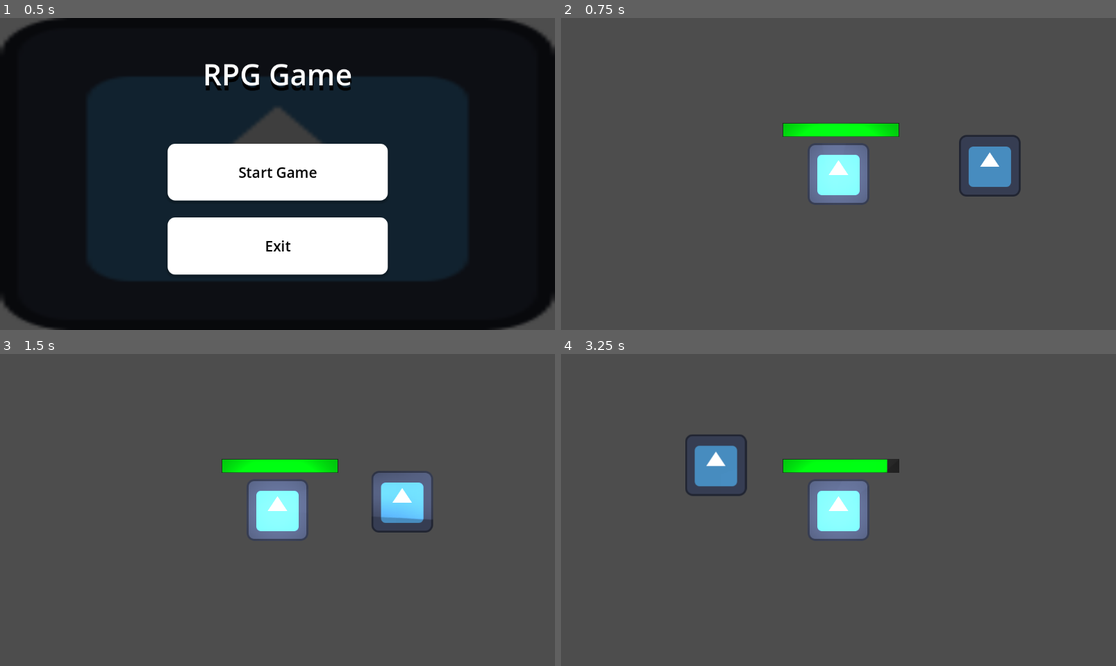
Above: before the commit, frames 1-4 (two rows, left to right).
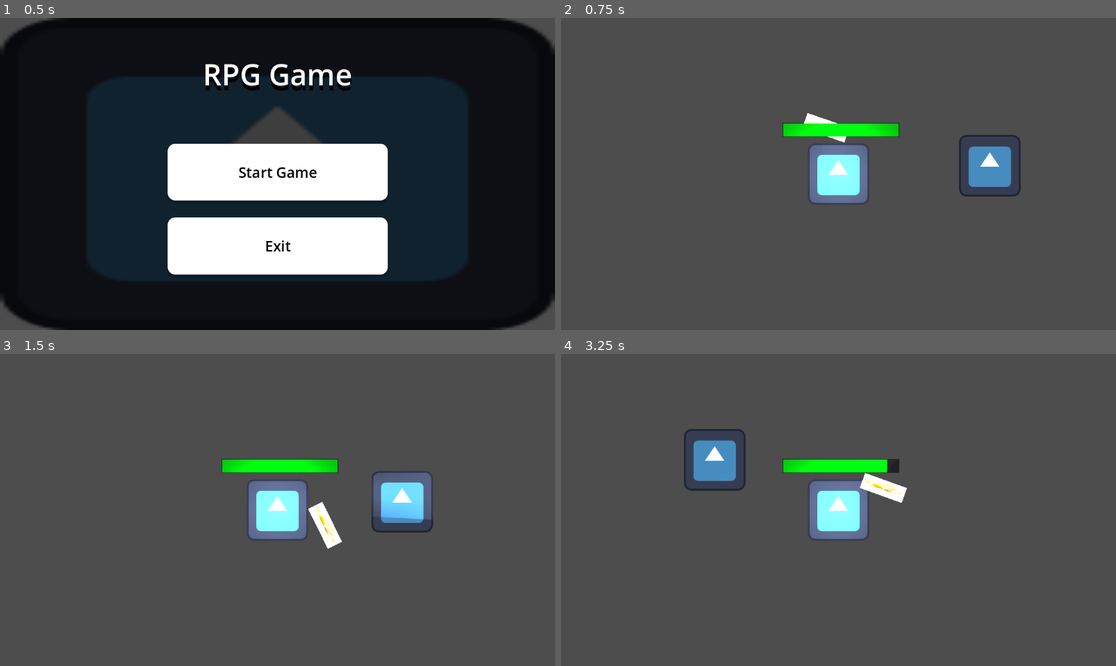
Above: after the commit, the same moments.

Repository: TDMXFFTF/RPG-GAME123
Game: Godot game, scene res://main_menu.tscn
The game is run twice, just before and just after one commit, with the same random seed, the same clock (stepped at 60 frames per second) and the same inputs. The engine's default icon, where the game draws it, is replaced by a stand-in: a white triangle on a blue panel in a dark square.
Inputs (mouse positions are in pixels of both pictures, inside the frame that each line leads up to):
- Up to frame 1 (0.5 s): no input
- Up to frame 2 (0.75 s): click "Start Game" at 0.5 s
- Up to frame 3 (1.5 s): tap Enter at 1.25 s; move the mouse to (399, 494) at 1.27 s; press the mouse at (399, 494) at 1.28 s; hold D (right) from 1.28 s (still down)
- Up to frame 4 (3.25 s): move the mouse to (727, 525) at 2.02 s; release D (right) at 2.03 s; release the mouse at (727, 525) at 2.03 s; hold S (down) 2.03-2.78 s; click (727, 525) at 2.1 s; move the mouse to (894, 441) at 2.77 s; press the mouse at (894, 441) at 2.78 s; hold D (right) from 2.78 s (still down)

Frame 1 is identical in both runs. In frame 2, 0.2% of the frame differs, in the area x 43-52%, y 30-40%; in frame 3, 0.4%; in frame 4, 1.3%, in the area x 22-63%, y 24-48%.

Commit message:
sword attack and dmg

Diff:
--- a/new-game-project/game.tscn
+++ b/new-game-project/game.tscn
@@ -5,8 +5,8 @@
 
 [node name="Game" type="Node2D"]
 
+[node name="Mob" parent="." instance=ExtResource("2_pnsiy")]
+position = Vector2(859, 326)
+
 [node name="Player" parent="." instance=ExtResource("1_oj6ds")]
 position = Vector2(545, 343)
-
-[node name="Mob" parent="." instance=ExtResource("2_pnsiy")]
-position = Vector2(859, 326)
--- a/new-game-project/mob.gd
+++ b/new-game-project/mob.gd
@@ -4,6 +4,7 @@
 @export var SPEED := 600.0
 @export var acceleration := 450.0
 @export var drag_factor := 1.5
+@export var health := 3
 var _player: Player = null
 @onready var _detection: Area2D = %Detection
 @onready var _hit_box: Area2D = %HitBox
@@ -46,3 +47,8 @@
 
 func get_global_player_position() -> Vector2:
 	return get_tree().root.get_node("Game/Player").global_position
+
+func take_damage():
+	health -= 1
+	if health == 0:
+		queue_free()
--- a/new-game-project/player.gd
+++ b/new-game-project/player.gd
@@ -4,6 +4,8 @@
 @export var drag_factor := 12.0
 @export var max_health := 10
 @onready var _health_bar: ProgressBar = %HealthBar
+@onready var _hit_box: Area2D = %HitBox
+@onready var _animation_player := $AnimationPlayer as AnimationPlayer
 
 var health := max_health: set = set_health
 
@@ -27,3 +29,13 @@
 	if health == 0:
 		queue_free()
 	_health_bar.health = health
+
+func _unhandled_input(event: InputEvent) -> void:
+	if event.is_action_pressed("attack"):
+		_animation_player.play("sword")
+		get_viewport().set_input_as_handled()
+		set_deferred("monitoring", false)
+
+func _on_hit_box_body_entered(body):
+	if body.has_method("take_damage"):
+		body.take_damage()
--- a/new-game-project/player.tscn
+++ b/new-game-project/player.tscn
@@ -6,9 +6,100 @@
 [ext_resource type="Script" path="res://node_2d.gd" id="3_dbr1r"]
 [ext_resource type="Texture2D" uid="uid://cmbu23hrg3pce" path="res://Tlight.png" id="3_qbhfv"]
 [ext_resource type="Texture2D" uid="uid://wqlh7tq13qi5" path="res://light (1).png" id="5_58ulv"]
+[ext_resource type="Script" path="res://sword.gd" id="7_8s3ow"]
+[ext_resource type="Texture2D" uid="uid://w4h4lmq5q0w4" path="res://Artwork/40cac633c115971c42be414e67343cbb.jpg" id="7_rutnu"]
 
 [sub_resource type="CircleShape2D" id="CircleShape2D_jjb6k"]
 radius = 66.2722
+
+[sub_resource type="Animation" id="Animation_u5m4a"]
+length = 0.001
+tracks/0/type = "value"
+tracks/0/imported = false
+tracks/0/enabled = true
+tracks/0/path = NodePath("Sword/Marker2D/Sprite2D:position")
+tracks/0/interp = 1
+tracks/0/loop_wrap = true
+tracks/0/keys = {
+"times": PackedFloat32Array(0),
+"transitions": PackedFloat32Array(1),
+"update": 0,
+"values": [Vector2(96, -26)]
+}
+tracks/1/type = "value"
+tracks/1/imported = false
+tracks/1/enabled = true
+tracks/1/path = NodePath("Sword/Marker2D/Sprite2D:rotation")
+tracks/1/interp = 1
+tracks/1/loop_wrap = true
+tracks/1/keys = {
+"times": PackedFloat32Array(0),
+"transitions": PackedFloat32Array(1),
+"update": 0,
+"values": [-1.23918]
+}
+tracks/2/type = "value"
+tracks/2/imported = false
+tracks/2/enabled = true
+tracks/2/path = NodePath("Sword/Marker2D/HitBox/CollisionShape2D:disabled")
+tracks/2/interp = 1
+tracks/2/loop_wrap = true
+tracks/2/keys = {
+"times": PackedFloat32Array(0),
+"transitions": PackedFloat32Array(1),
+"update": 1,
+"values": [true]
+}
+
+[sub_resource type="Animation" id="Animation_2nx4g"]
+resource_name = "sword"
+length = 0.18
+tracks/0/type = "value"
+tracks/0/imported = false
+tracks/0/enabled = true
+tracks/0/path = NodePath("Sword/Marker2D/Sprite2D:position")
+tracks/0/interp = 1
+tracks/0/loop_wrap = true
+tracks/0/keys = {
+"times": PackedFloat32Array(0.0333333, 0.0666667, 0.1, 0.133333, 0.166667),
+"transitions": PackedFloat32Array(1, 1, 1, 1, 1),
+"update": 0,
+"values": [Vector2(96, -26), Vector2(111, -13), Vector2(111, 6), Vector2(108, 30), Vector2(94, 44)]
+}
+tracks/1/type = "value"
+tracks/1/imported = false
+tracks/1/enabled = true
+tracks/1/path = NodePath("Sword/Marker2D/Sprite2D:rotation")
+tracks/1/interp = 1
+tracks/1/loop_wrap = true
+tracks/1/keys = {
+"times": PackedFloat32Array(0.0333333, 0.0666667, 0.1, 0.133333, 0.166667),
+"transitions": PackedFloat32Array(1, 1, 1, 1, 1),
+"update": 0,
+"values": [-1.23918, -0.696386, 0.0, 0.708604, 1.23918]
+}
+tracks/2/type = "value"
+tracks/2/imported = false
+tracks/2/enabled = true
+tracks/2/path = NodePath("Sword/Marker2D/HitBox/CollisionShape2D:disabled")
+tracks/2/interp = 1
+tracks/2/loop_wrap = true
+tracks/2/keys = {
+"times": PackedFloat32Array(0.0333333, 0.0666667, 0.1, 0.133333, 0.166667),
+"transitions": PackedFloat32Array(1, 1, 1, 1, 1),
+"update": 1,
+"values": [true, true, false, true, true]
+}
+
+[sub_resource type="AnimationLibrary" id="AnimationLibrary_3bdbl"]
+_data = {
+"RESET": SubResource("Animation_u5m4a"),
+"sword": SubResource("Animation_2nx4g")
+}
+
+[sub_resource type="CapsuleShape2D" id="CapsuleShape2D_g5w7s"]
+radius = 31.0
+height = 154.0
 
 [node name="Player" type="CharacterBody2D"]
 position = Vector2(574, 326)
@@ -46,3 +137,30 @@
 
 [node name="PointLight2D" type="PointLight2D" parent="."]
 texture = ExtResource("5_58ulv")
+
+[node name="AnimationPlayer" type="AnimationPlayer" parent="."]
+unique_name_in_owner = true
+libraries = {
+"": SubResource("AnimationLibrary_3bdbl")
+}
+
+[node name="Sword" type="Node2D" parent="."]
+script = ExtResource("7_8s3ow")
+
+[node name="Marker2D" type="Marker2D" parent="Sword"]
+
+[node name="HitBox" type="Area2D" parent="Sword/Marker2D"]
+unique_name_in_owner = true
+
+[node name="CollisionShape2D" type="CollisionShape2D" parent="Sword/Marker2D/HitBox"]
+position = Vector2(142, 0)
+shape = SubResource("CapsuleShape2D_g5w7s")
+disabled = true
+
+[node name="Sprite2D" type="Sprite2D" parent="Sword/Marker2D"]
+position = Vector2(96, -26)
+rotation = -1.23918
+scale = Vector2(0.125523, 0.0793269)
+texture = ExtResource("7_rutnu")
+
+[connection signal="body_entered" from="Sword/Marker2D/HitBox" to="." method="_on_hit_box_body_entered"]
--- a/new-game-project/project.godot
+++ b/new-game-project/project.godot
@@ -37,6 +37,11 @@
 "events": [Object(InputEventKey,"resource_local_to_scene":false,"resource_name":"","device":-1,"window_id":0,"alt_press …(192 unchanged characters)…
 ]
 }
+attack={
+"deadzone": 0.5,
+"events": [Object(InputEventMouseButton,"resource_local_to_scene":false,"resource_name":"","device":-1,"window_id":0,"alt_pressed":false,"shift_pressed":false,"ctrl_pressed":false,"meta_pressed":false,"button_mask":0,"position":Vector2(0, 0),"global_position":Vector2(0, 0),"factor":1.0,"button_index":1,"canceled":false,"pressed":false,"double_click":false,"script":null)
+]
+}
 
 [rendering]
 
--- /dev/null
+++ b/new-game-project/sword.gd
@@ -0,0 +1,11 @@
+extends Node2D
+
+
+# Called when the node enters the scene tree for the first time.
+func _ready():
+	pass # Replace with function body.
+
+
+# Called every frame. 'delta' is the elapsed time since the previous frame.
+func _process(delta):
+	look_at(get_global_mouse_position())
Not shown: 1 places in new-game-project/player.tscn that only renumber resources
